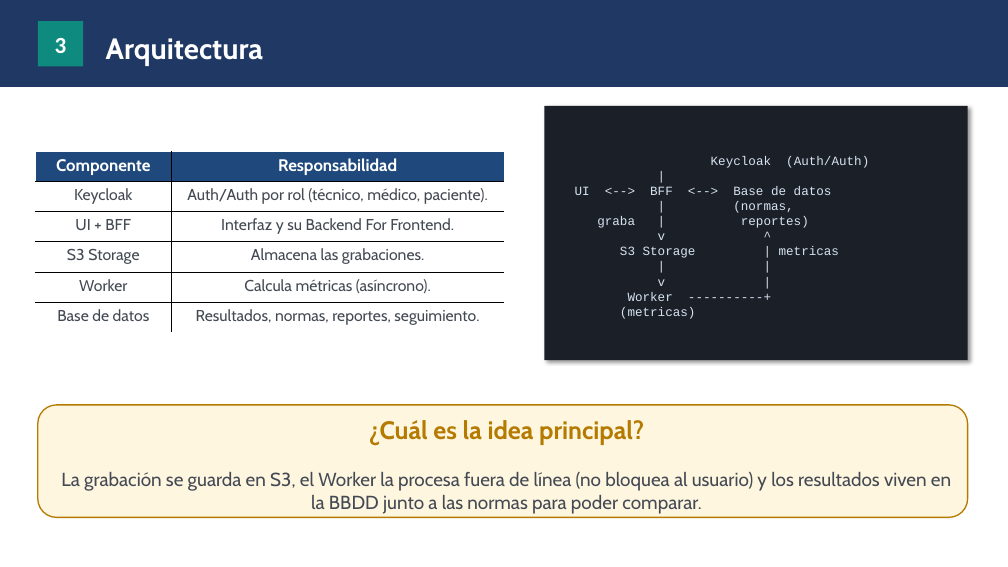
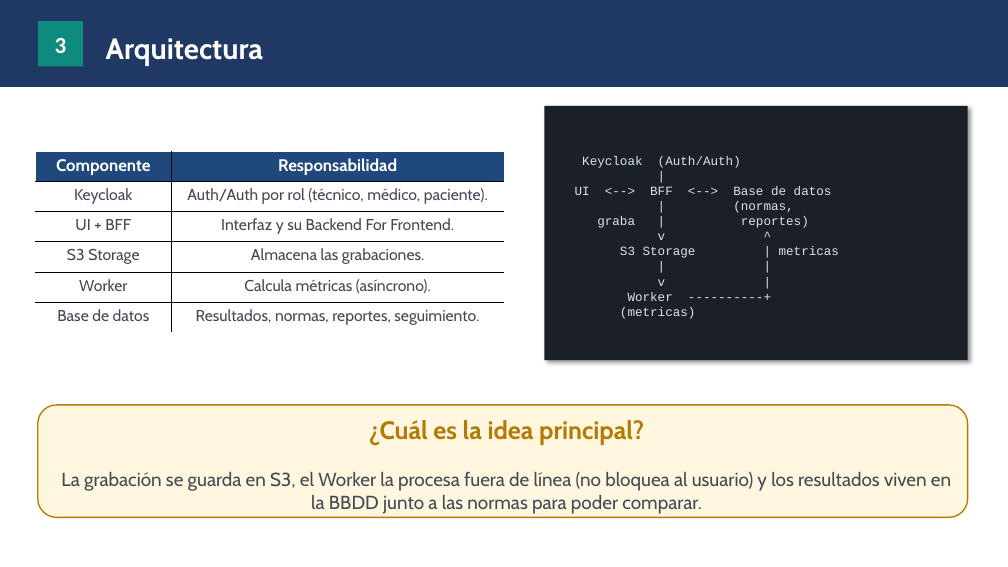
Before and after one commit to josepcal/TFM_Rehab_Followup_Checkup, a slide deck: slide 6 of doc/memoria_proyecto/Memoria_Proyecto.pptx (slide 4 before the commit). Drawn at 1008x567 pixels with LibreOffice and Linux fonts; fonts in the diff are those of the drawing. Boxes give left, top, right and bottom in pixels: in the first picture for what was removed or moved away, otherwise in the second. Text is boxed around its words. In the diff, an @@ line names an element or a change of style, - is before the commit and + after.

```diff
--- a/doc/memoria_proyecto/Memoria_Proyecto.pptx
+++ b/doc/memoria_proyecto/Memoria_Proyecto.pptx
@@ text in rectangle at bbox=[582, 156, 741, 168]: alignment centre to left @@
```
Also in this commit, not shown: 3 other slides changed, 2 slides added, 1 other file.
